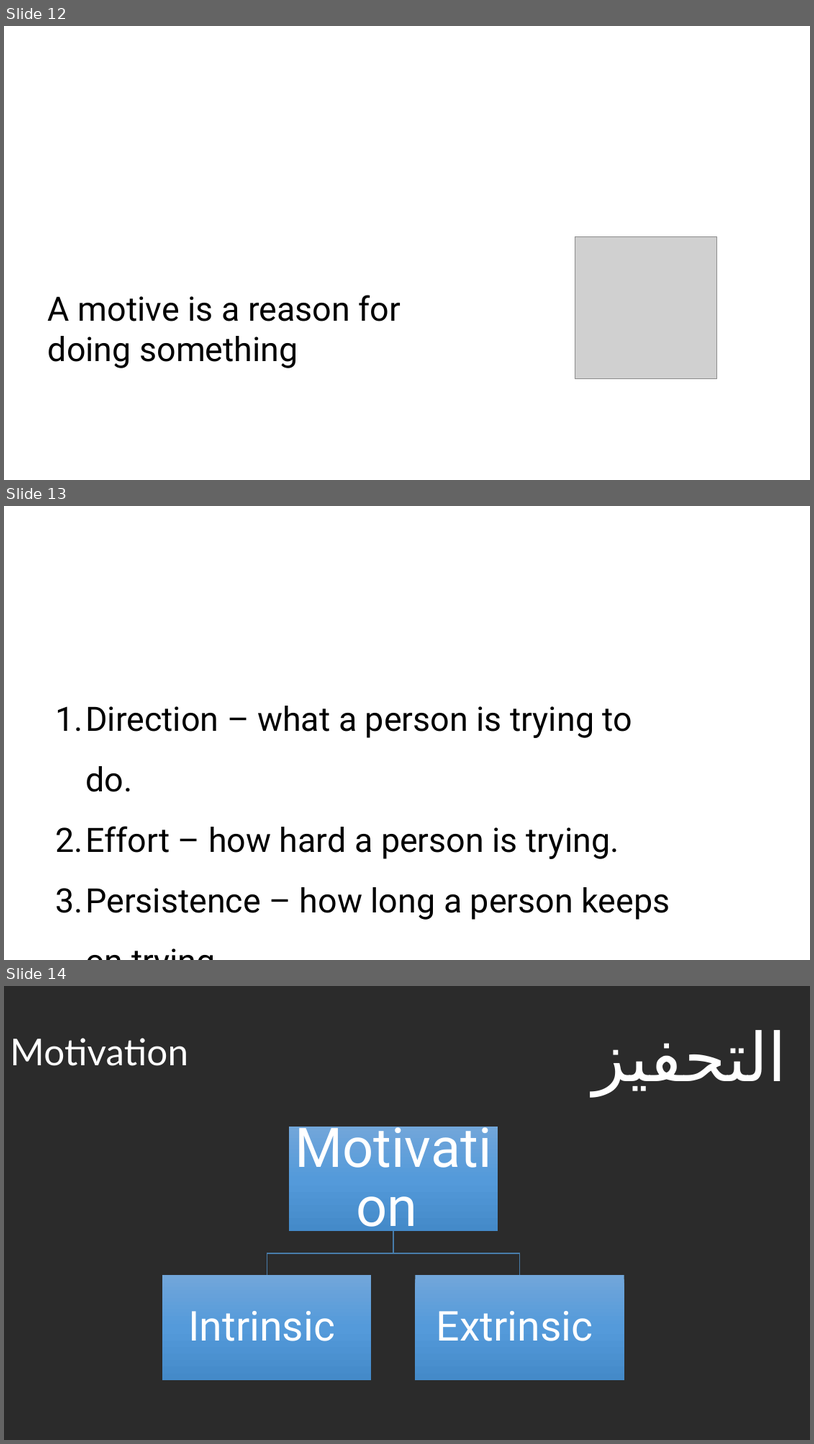
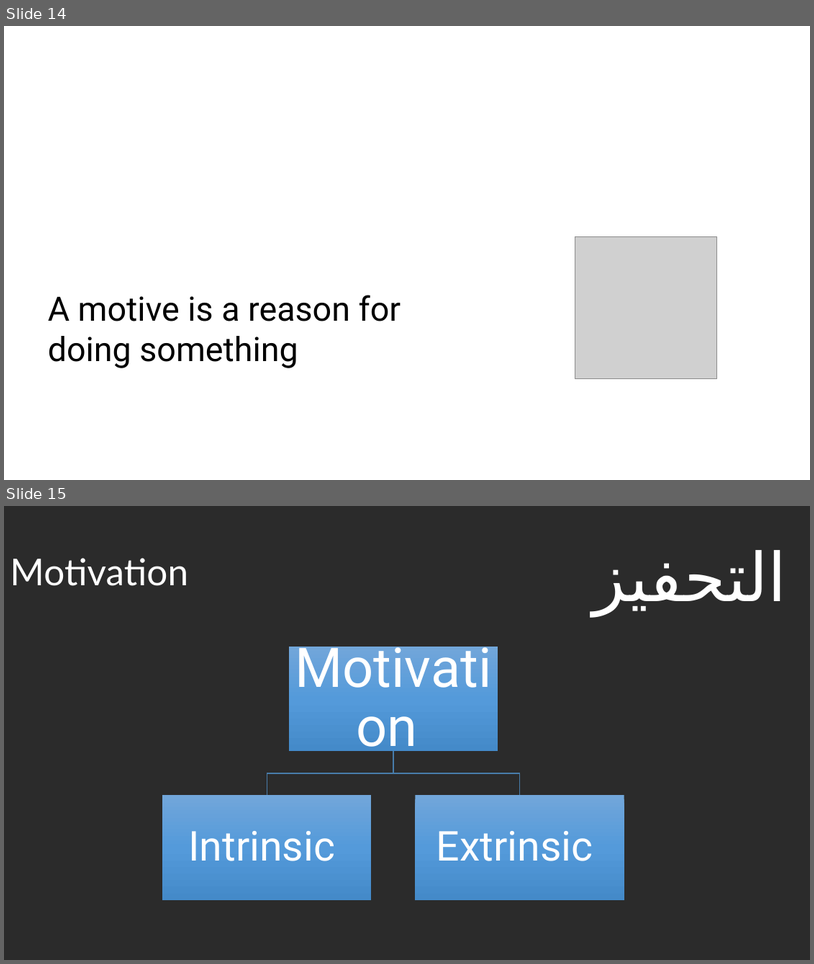
Before and after one commit to islambassiem/5LD02, a slide deck: PMS/Final Presentation.pptx. Shown one above the other, each under a label of ours: slides 12, 13 and 14 before the commit, slides 14 and 15 after it. The pictures are 814x1444 and 814x964 pixels, drawn with LibreOffice and Linux fonts; fonts in the diff are those of the drawing; grey boxes stand for pictures; background and template pictures are left out; a plain dark background stands for a picture behind light text. Boxes give left, top, right and bottom in pixels: in the first picture for what was removed or moved away, otherwise in the second. Text is boxed around its words. In the diff, an @@ line names an element or a change of style, - is before the commit and + after.

```diff
--- a/PMS/Final Presentation.pptx
+++ b/PMS/Final Presentation.pptx
@@ slide 13 removed at [4,506,810,960], background picture (left out) @@
@@ title removed at [4,536,550,612] @@
-Motivation
@@ text removed at [55,705,671,919] @@
-1. Direction – what a person is trying to do.
-2. Effort – how hard a person is trying.
-3. Persistence – how long a person keeps on trying.
@@ what was slide 12 is now slide 14 @@
@@ what was slide 14 is now slide 15 @@
```
Also in this commit, not shown: 6 slides changed, 2 slides added, 4 other slides removed, 1 other file.
